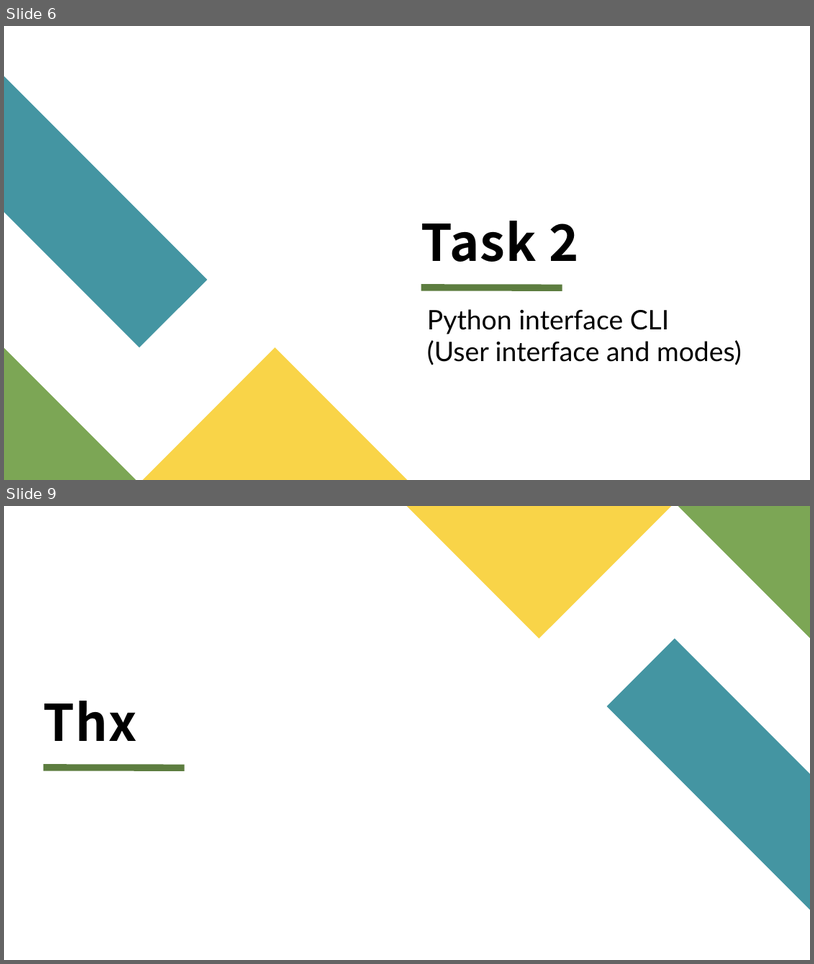
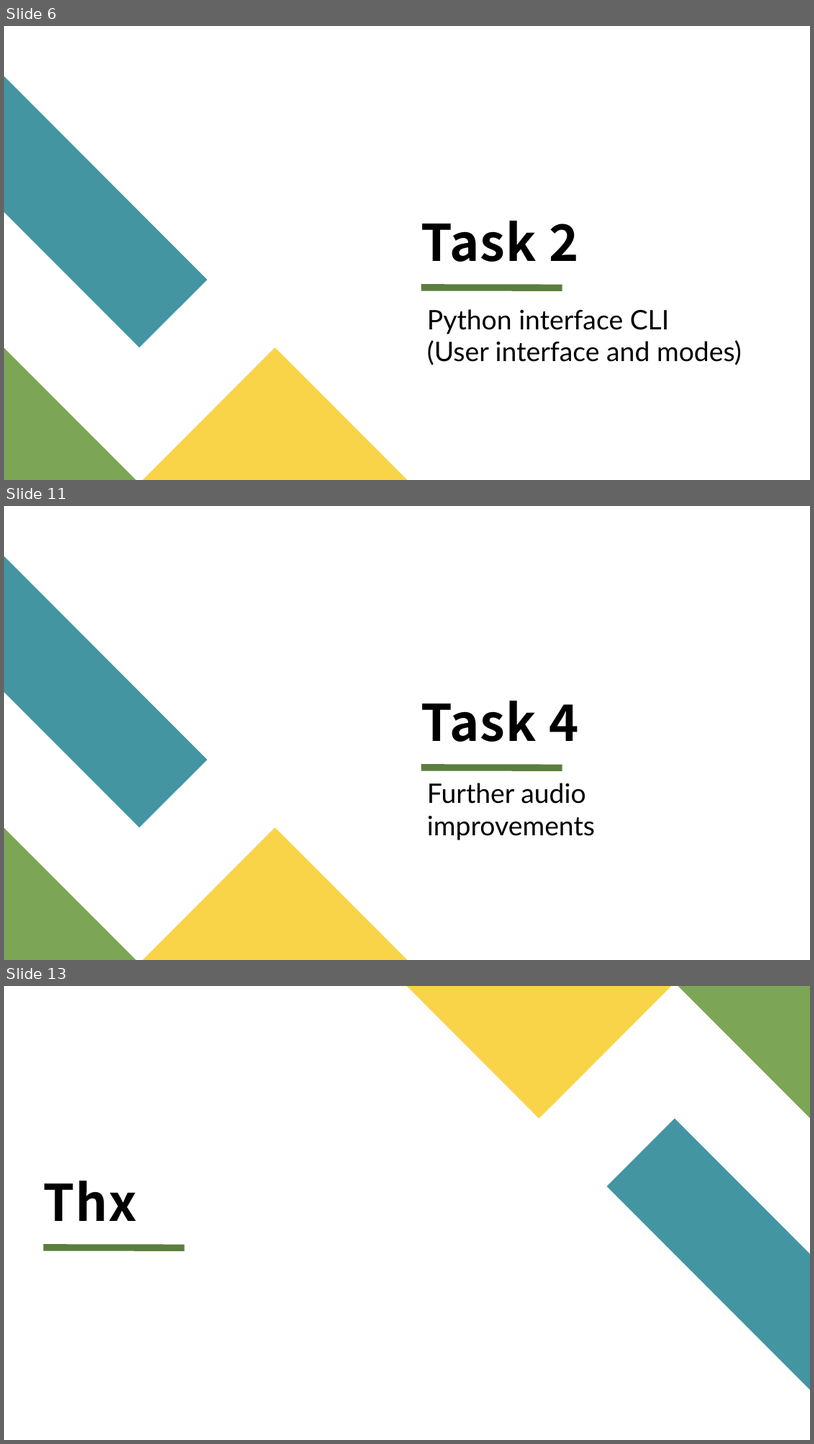
Before and after one commit to mooncakes0/ECE2071_project_F08, a slide deck: ECE2071_Project_F08_PPTslides.pptx. Shown one above the other, each under a label of ours: slides 6 and 9 before the commit, slides 6, 11 and 13 after it; the slides between them are not shown. The pictures are 814x964 and 814x1444 pixels, drawn with LibreOffice and Linux fonts; fonts in the diff are those of the drawing. Boxes give left, top, right and bottom in pixels: in the first picture for what was removed or moved away, otherwise in the second. Text is boxed around its words. In the diff, an @@ line names an element or a change of style, - is before the commit and + after.

Commit message:
adding tasks intro for task 1 and 2
task 1 and 2 outlines with dot points

```diff
--- a/ECE2071_Project_F08_PPTslides.pptx
+++ b/ECE2071_Project_F08_PPTslides.pptx
@@ slide 11 added at (4, 506, 810, 960), background #FFFFFF; not listed: 4 template elements that a slide beside it also shows @@
@@ title added at (422, 700, 579, 741), 60 pt, text #000000, bold @@
+Task 4
@@ text added at (427, 782, 595, 840), 32 pt, text #000000 @@
+Further audio improvements
@@ what was slide 9 is now slide 13 @@
```
Also in this commit, not shown: 1 slide changed, 4 other slides added, 1 slide removed.
